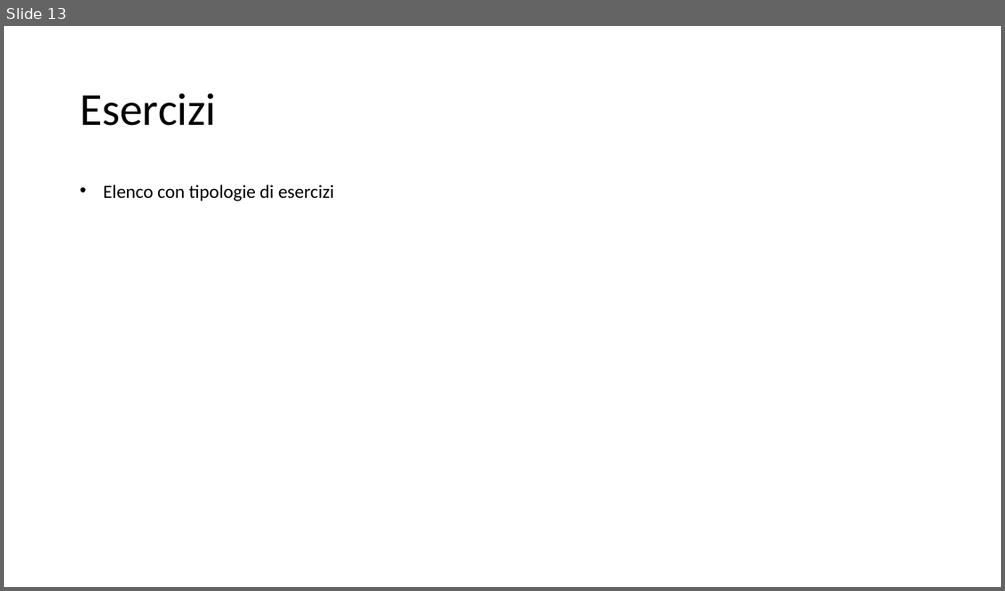
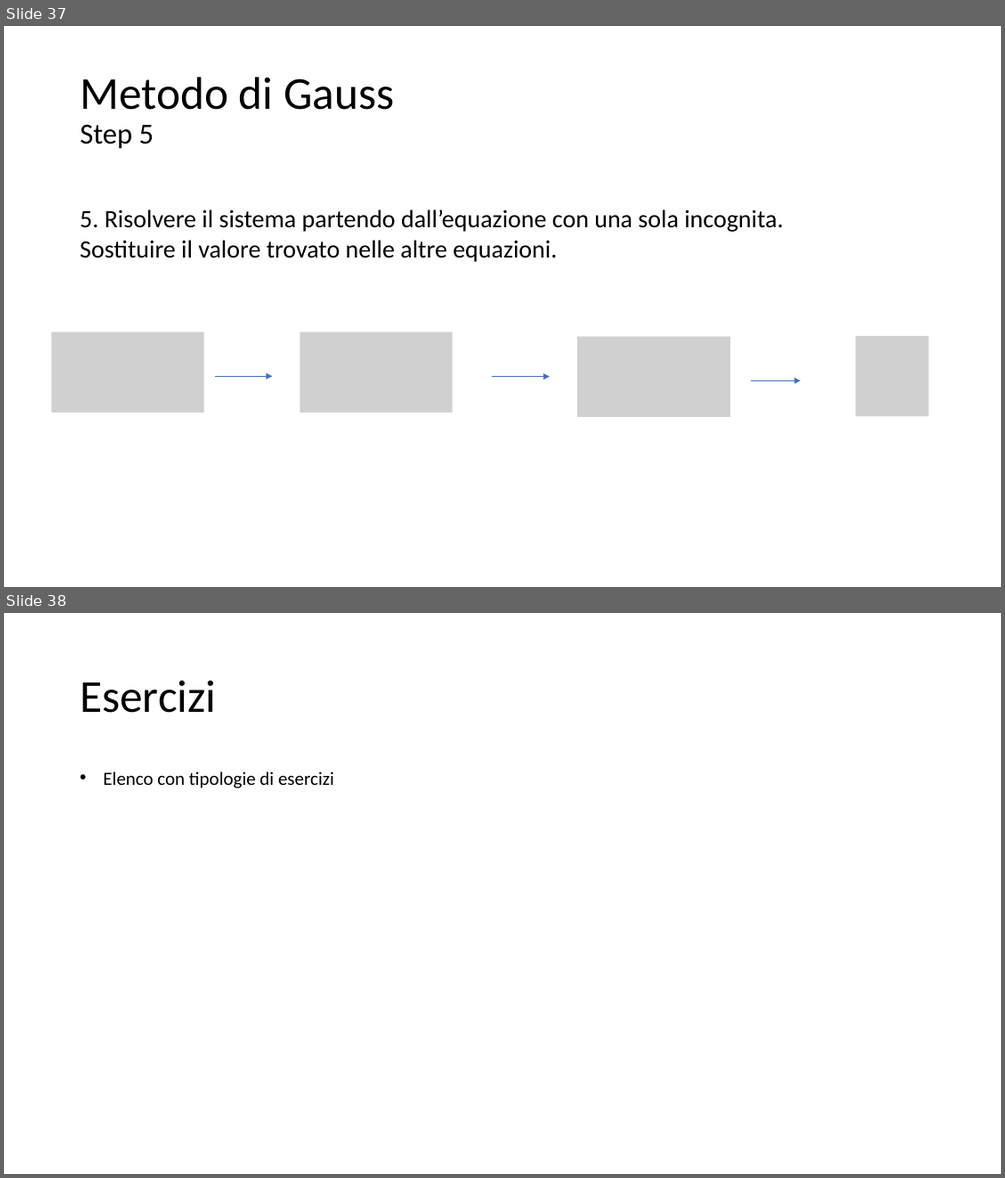
Before and after one commit to matteodelv/GaussLinearSystems, a slide deck: Presentazione.pptx. Shown one above the other, each under a label of ours: slide 13 before the commit, slides 37 and 38 after it. The pictures are 1005x591 and 1005x1178 pixels, drawn with LibreOffice and Linux fonts; fonts in the diff are those of the drawing; grey boxes stand for pictures. Boxes give left, top, right and bottom in pixels: in the first picture for what was removed or moved away, otherwise in the second. Text is boxed around its words. In the diff, an @@ line names an element or a change of style, - is before the commit and + after.

```diff
--- a/Presentazione.pptx
+++ b/Presentazione.pptx
@@ slide 37 added at (x1=4, y1=26, x2=1001, y2=587), background #FFFFFF @@
@@ title added at (x1=80, y1=77, x2=394, y2=149), 44 pt, text #000000 @@
+Metodo di Gauss
+Step 5
@@ text added at (x1=80, y1=209, x2=783, y2=262), 24 pt, text #000000 @@
+5. Risolvere il sistema partendo dall’equazione con una sola incognita. Sostituire il valore trovato nelle altre equazioni.
@@ picture added at (x1=52, y1=332, x2=204, y2=412) @@
@@ picture added at (x1=300, y1=332, x2=453, y2=412) @@
@@ picture added at (x1=577, y1=337, x2=731, y2=417) @@
@@ picture added at (x1=856, y1=336, x2=929, y2=416) @@
@@ arrow added from (215, 376) to (273, 376), #4472C4 0.5 pt @@
@@ arrow added from (493, 377) to (550, 377), #4472C4 0.5 pt @@
@@ arrow added from (751, 380) to (801, 380), #4472C4 0.5 pt @@
@@ what was slide 13 is now slide 38 @@
```
Also in this commit, not shown: 3 slides changed, 24 other slides added.
